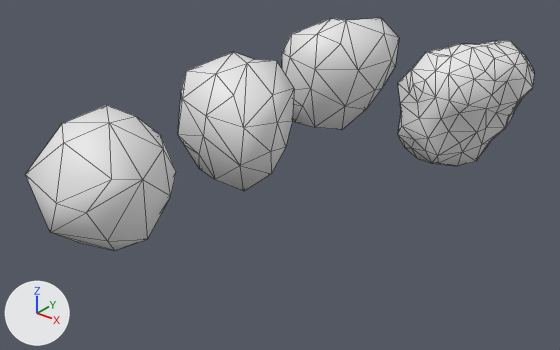
The Blender file Assets/Models/asteroids.blend: old version first, new version second.
The view is the same before and after, from a 50 mm camera at (7.54, -15.76, 6.46) aimed at (-1.5, -4.45, -0.54). The axes (+X, +Y, +Z) are drawn at lower left. The lights are the same throughout. Mesh edges are drawn as thin lines.

Script lines for the objects in view, before the commit:
```python
me_icosphere = bpy.data.meshes.new('Icosphere')
me_icosphere.from_pydata(...)  # 29 vertices, 54 faces; spans x -1.3..1.31, y -1.31..1.21, z -1.3..1.27
me_rock_001 = bpy.data.meshes.new('rock.001')
me_rock_001.from_pydata(...)  # 38 vertices, 72 faces; spans x -1.21..1.53, y -1.27..1.04, z -1.39..1.51
me_rock_006 = bpy.data.meshes.new('rock.006')
me_rock_006.from_pydata(...)  # 38 vertices, 72 faces; spans x -1.21..1.48, y -1.31..1.34, z -1.39..1.65
ob_rock0 = bpy.data.objects.new('rock0', me_rock_006)
ob_rock0.location = (-3.22, 0.0, 0.0)
ob_rock1 = bpy.data.objects.new('rock1', me_rock_001)
ob_rock1.location = (-3.22, -3.81, 0.0)
ob_rock2 = bpy.data.objects.new('rock2', me_icosphere)
ob_rock2.location = (-3.22, -7.54, 0.0)
# also in view: 'rock0_fullRes' at (0.39, 0.04, 0.13)
```
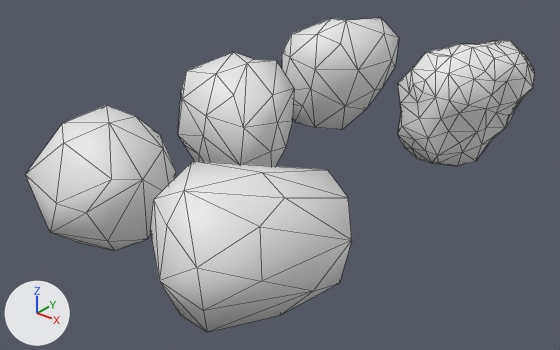
Location of each change, [x1, y1, x2, y2] in pixels of the pictures (560 x 350 px):
'rock3', added
    after: [150, 161, 352, 332]

The edits, one by one:
Mesh me_icosphere_001 is new.
It has 29 vertices, 54 faces and spans x -1.38..1.56, y -1.65..1.47, z -1.21..1.24.
Object 'rock3' (ob_rock3) is new; it shows me_icosphere_001.
Its location is (0.31, -7.54, 0.0).
